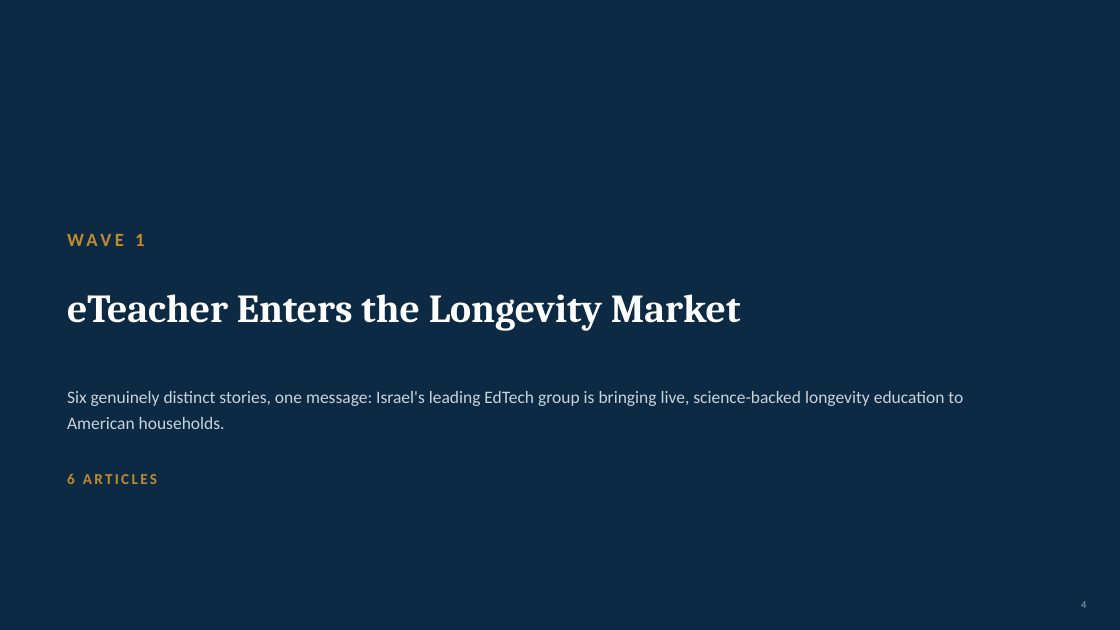
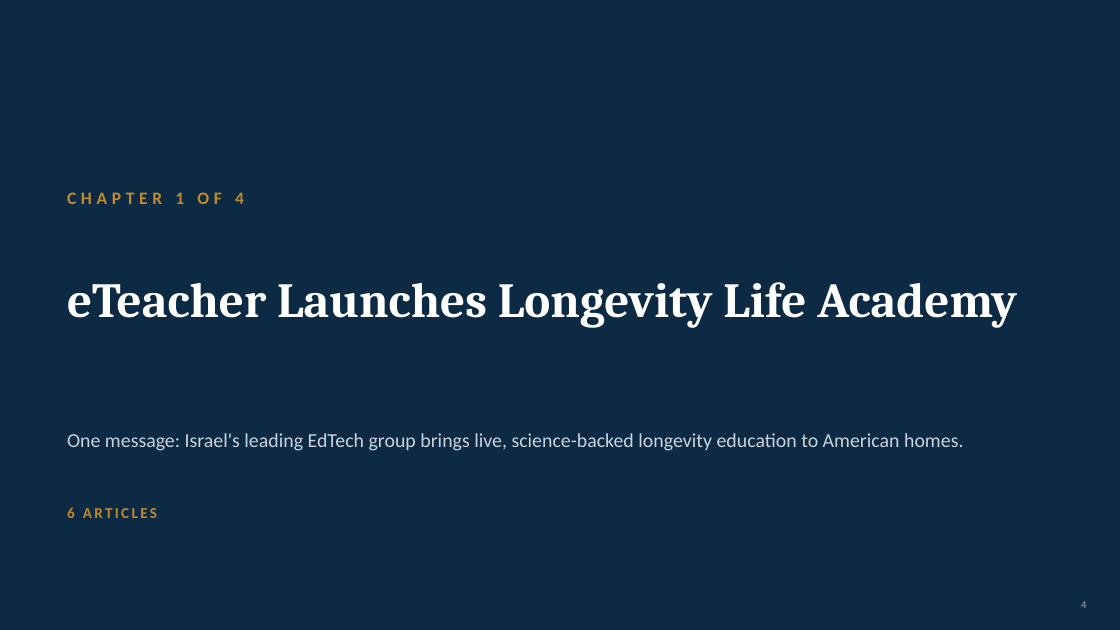
Before and after one commit to gitteromri-ux/eteacher-longevity-pr-campaign, a slide deck: slide 4 of eTeacher_Longevity_PR_Campaign.pptx. Drawn at 1120x630 pixels with LibreOffice and Linux fonts; fonts in the diff are those of the drawing. Boxes give left, top, right and bottom in pixels: in the first picture for what was removed or moved away, otherwise in the second. Text is boxed around its words. In the diff, an @@ line names an element or a change of style, - is before the commit and + after.

Commit message:
Bolder launch messaging: clearer cover, CHAPTER N OF 4 labels, bigger bold headlines + angle lines, simplified wave titles/subtitles

```diff
--- a/eTeacher_Longevity_PR_Campaign.pptx
+++ b/eTeacher_Longevity_PR_Campaign.pptx
@@ text at [67, 192, 244, 204]: text changed; size 16 to 15 pt @@
-WAVE 1
+CHAPTER 1 OF 4
@@ text at [67, 282, 1017, 328]: text changed; size 34 to 42 pt @@
-eTeacher Enters the Longevity Market
+eTeacher Launches Longevity Life Academy
@@ text at [67, 433, 963, 451]: text changed; size 15 to 17 pt @@
-Six genuinely distinct stories, one message: Israel's leading EdTech group is bringing live, science-backed longevity education to American households.
+One message: Israel's leading EdTech group brings live, science-backed longevity education to American homes.
@@ text "6 ARTICLES": place and size @@
-text "6 ARTICLES" at [67, 473, 157, 484]
+text "6 ARTICLES" at [67, 507, 157, 518]
```
Also in this commit, not shown: 21 other slides changed.
